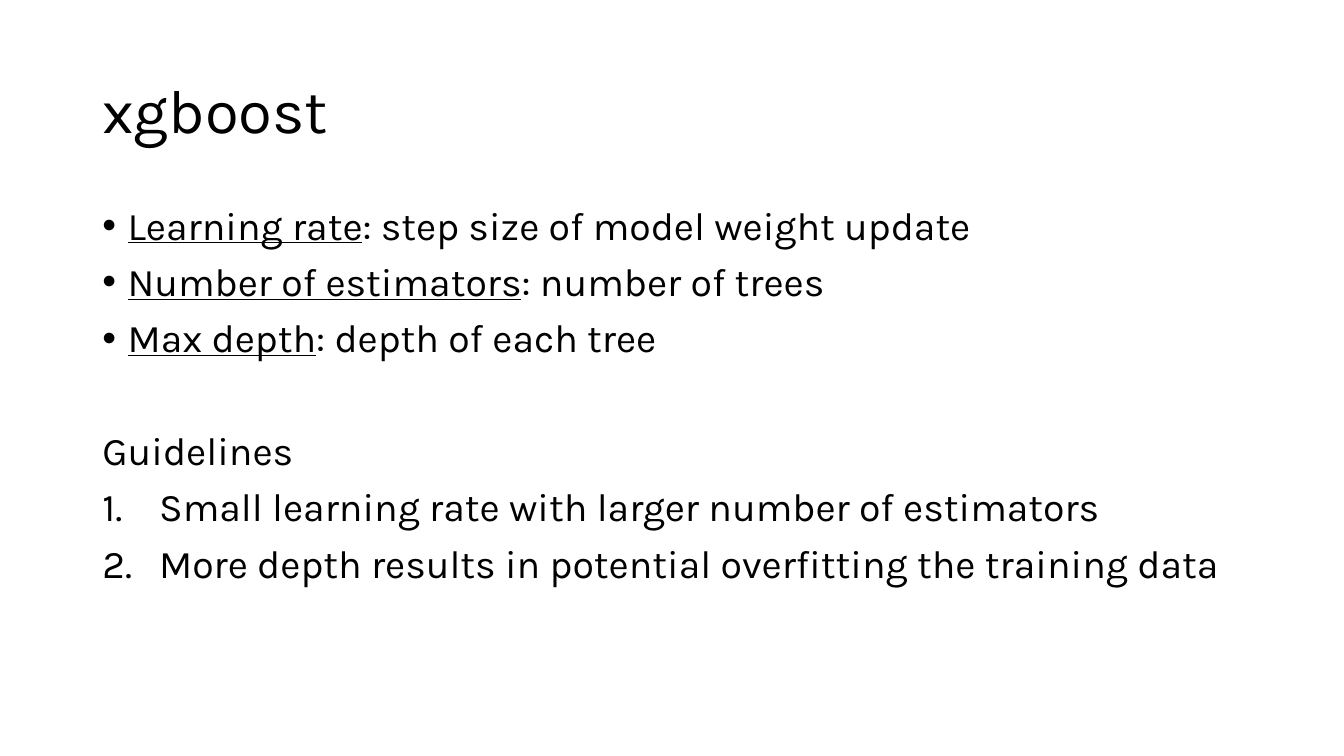
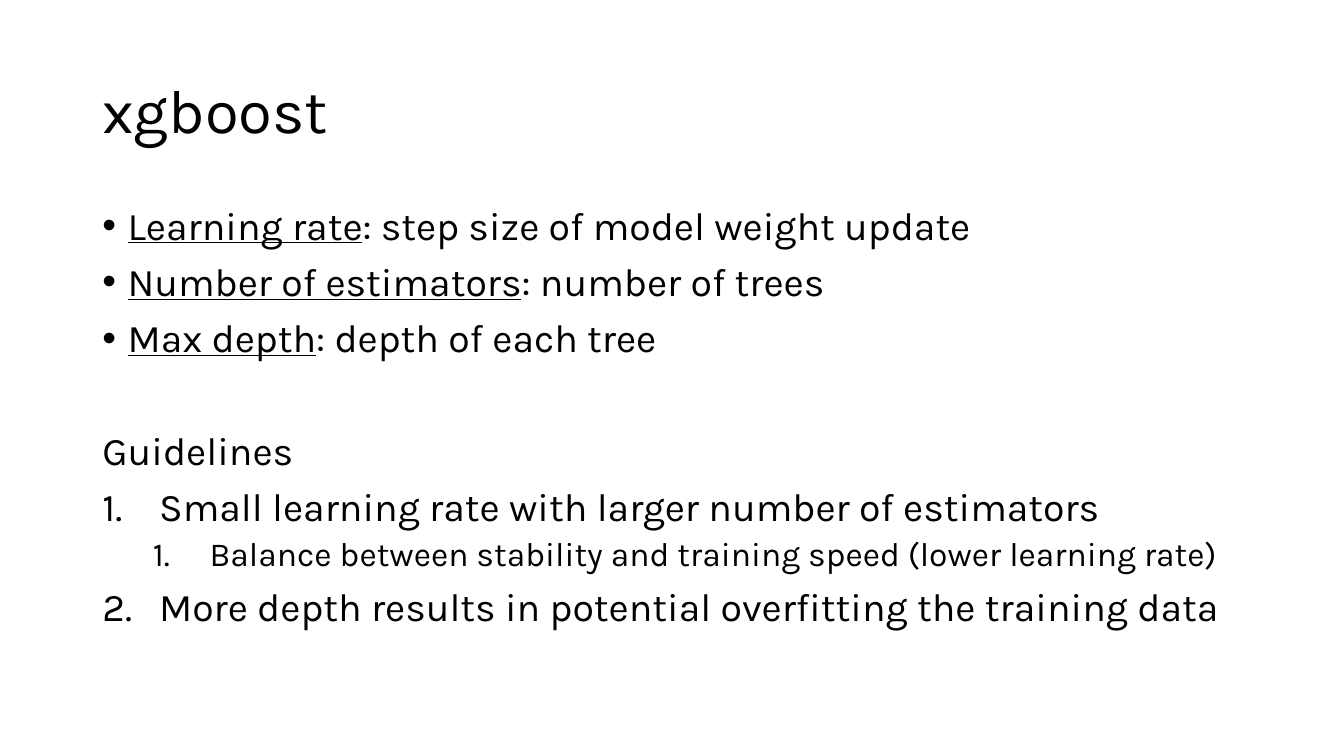
Before and after one commit to amitsaha/optuna-demo, a slide deck: slide 7 of Hyperparameter optimization using Optuna.pptx. Drawn at 1344x756 pixels with LibreOffice and Linux fonts; fonts in the diff are those of the drawing. Boxes give left, top, right and bottom in pixels: in the first picture for what was removed or moved away, otherwise in the second. Text is boxed around its words. In the diff, an @@ line names an element or a change of style, - is before the commit and + after.

Commit message:
update

```diff
--- a/Hyperparameter optimization using Optuna.pptx
+++ b/Hyperparameter optimization using Optuna.pptx
@@ text at bbox=[210, 541, 1216, 575]: paragraph added @@
+  1. Balance between stability and training speed (lower learning rate)
```
Also in this commit, not shown: 2 slides added.
